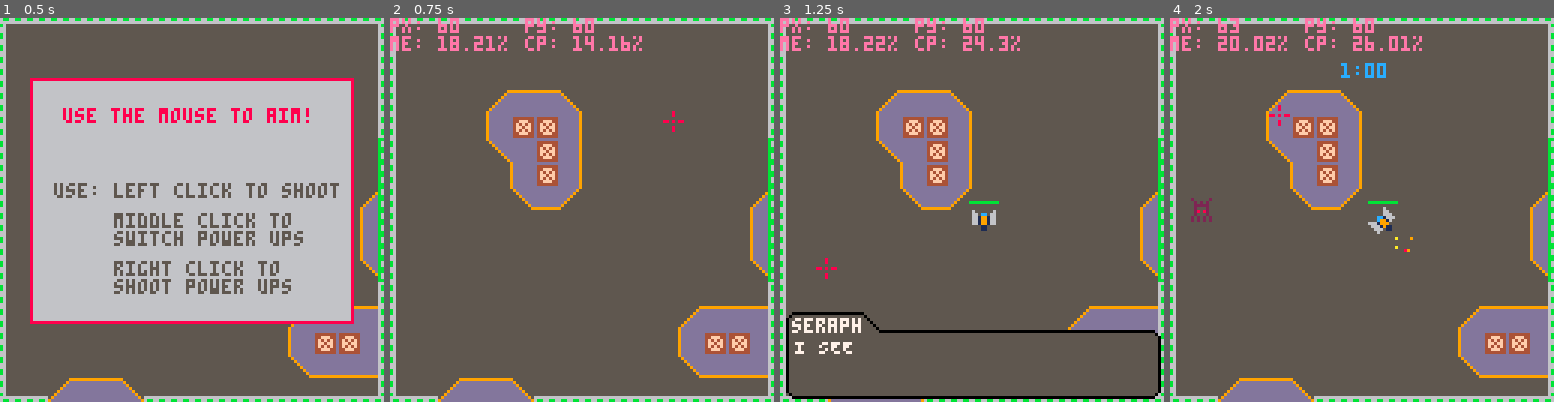
Above: before the commit, frames 1-4 (left to right).
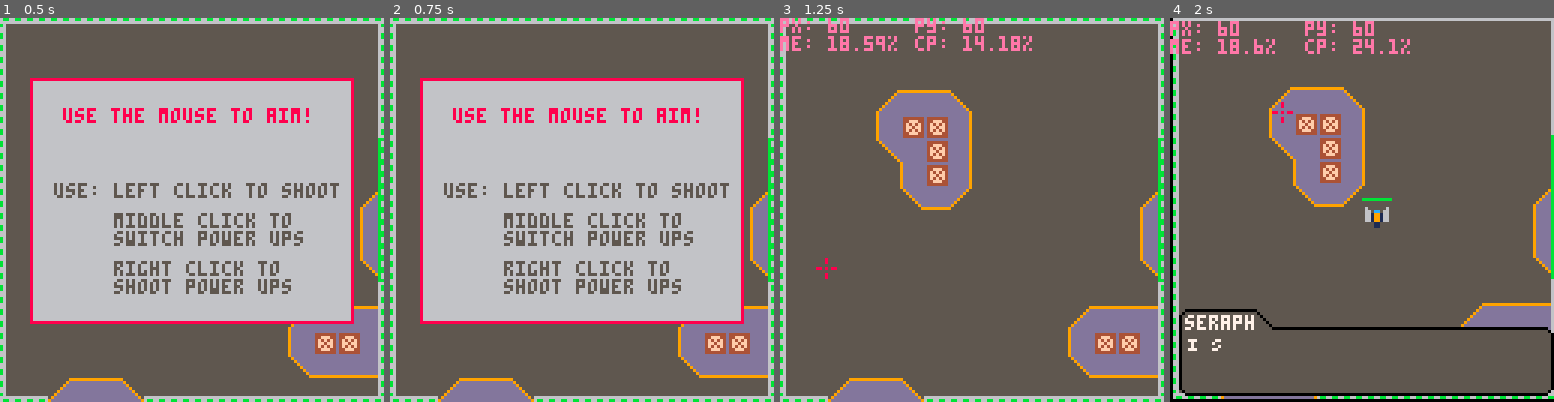
Above: after the commit, the same moments.

Repository: kbrewington/Negation
Game: PICO-8 cartridge negation.p8
Two runs of this game, one before a commit and one after it. Both use one fixed random seed, a clock stepped at 60 frames per second and the inputs below.
Inputs (mouse positions are in pixels of both pictures, inside the frame that each line leads up to):
- Up to frame 1 (0.5 s): tap X (X key) at 0.33 s
- Up to frame 2 (0.75 s): click (670, 121) at 0.67 s; tap O (Z key) at 0.7 s
- Up to frame 3 (1.25 s): tap X (X key) at 1.07 s; click (826, 267) at 1.22 s
- Up to frame 4 (2 s): hold Right from 1.6 s (still down); tap O (Z key) at 1.7 s; click (1277, 114) at 1.77 s; tap X (X key) at 1.85 s

Frame 1 is identical in both runs. In frame 2, 52% of the frame differs, in the area x 0-93%, y 0-80%; in frame 3, 6.2%; in frame 4, 16%.

Commit message:
Added 3rd level enemies and boss. Added ammo indication with rectfill behind power weapon being shot. Fixed skill tree not taking the right amount of tokens (if cost = 2, was removing just 1 token). Made second boss appear to be waiting for you instead of just showing up.

Diff:
--- a/negation.p8
+++ b/negation.p8
@@ -28,9 +28,6 @@
 player_killed = 0
 player_tokens = 0
 
-level = {
-  lvl = 1
-}
 level_lvl = 1
 level_sx = 0
 level_sy = 0
@@ -51,6 +48,7 @@
 timers = {
   leveltimer = 0,
   showinv = 0,
+  showinv2 = 0,
   playerlasthit = 0,
   leftclick = 0,
   middleclick = 0,
@@ -177,7 +175,7 @@
   seraph.text = "OKAY THAT SHOULD DO...*static*INCOM-*static* B-*static*..."
   yield()
 
-  init_tele_anim(boss(60, 60, 128, 1))
+  init_tele_anim(boss(60, 60, 128, 1, 40))
   yield()
 
   kill_all_enemies()
@@ -196,7 +194,7 @@
   fill_enemy_table(2, 60)
   wait.start_time = time()
   spawn_enemies = true
-  add(boss_table, boss(56, 56, 139, 2))
+  add(boss_table, boss(100, 56, 139, 2, 50))
   yield()
 
   kill_all_enemies(true)
@@ -204,7 +202,14 @@
   level_change = true
   yield()
 
+  -- start level 3
+  fill_enemy_table(3, 90)
+  wait.start_time = time()
+  spawn_enemies = true
+  --detect_killed_enemies = true
+  init_tele_anim(boss(60, 60, 160, 3, 50))
   yield()
+
   level_change = true
 end
 
@@ -267,7 +272,7 @@
 end
 
 function continuebuttons()
-  if (btnp(4) or btnp(5) or stat(34) == 1) return true
+  if ((btnp(4) or btnp(5) or stat(34) == 1) and timers["leftclick"] == 0) timers["leftclick"] = 1; return true
   return false
 end
 
@@ -370,16 +375,16 @@
   return b
 end
 
-function boss(startx, starty, sprite, lvl)
+function boss(startx, starty, sprite, lvl, hp)
   local b = {}
-  b.x, b.y, b.speed, b.angle, b.level, b.shot_last, b.shot_ang, b.sprite = startx, starty, .01, 0, (lvl or 1), nil, 0, sprite
-  b.size, b.bullet_speed, b.fire_rate, b.destroyed_step, b.destroy_anim_length, b.health = 16, 2, 7, 0, 30, 50
+  b.x, b.y, b.speed, b.angle, b.level, b.shot_last, b.shot_ang, b.sprite = startx, starty, .01, 0, lvl, nil, 0, sprite
+  b.size, b.bullet_speed, b.fire_rate, b.destroyed_step, b.destroy_anim_length, b.health, b.full_health = 16, 2, 7, 0, 30, (hp or 50), (hp or 50)
   b.destroy_sequence = {135, 136, 135}
   b.circs = {}
   timers["bossstart"] = 12
   b.draw_healthbar = function()
              --health bar
-             if (b.sprite == 128 or 139) xoffset = 1; b.full_health = 50
+             if (b.sprite == 128 or 139) xoffset = 1
              rectfill(b.x + xoffset, b.y - 3, b.x + xoffset + 12, b.y - 3, 14)
              rectfill(b.x + xoffset, b.y - 3, b.x + xoffset + flr(12 * (b.health / b.full_health)), b.y - 3, 8)
            end
@@ -403,7 +408,8 @@
              end
              --b.draw_healthbar()
            elseif b.level == 3 then
-              local ang = (360/(abs(time())/2))*(10%(abs(time())/2))
+              --local ang = (360/(abs(time())/2))*(10%(abs(time())/2))
+              local ang = (360/b.health)*(10%b.health)
               b.x = 60 - 55*cos(ang)
               b.y = 60 - 55*sin(ang)
               line((b.x-8*sin(p_ang/360)+8),(b.y-8*cos(p_ang/360)+8),((b.x+8)-(30*sin(p_ang/360))),((b.y+8)-(30*cos(p_ang/360))),10)
@@ -652,6 +658,11 @@
     if (#player_inventory > 2) spr(player_inventory[#player_inventory].sprite, player.x + invtx - 9, player.y + 14)
     spr(112, player.x + 4, player.y + 14)
   end
+  if timers["showinv2"] > 0 and #player_inventory > 0 then
+    local ammoratio = player_inventory[1].ammo / player_inventory[1].ammos[player_inventory[1].sprite]
+    rectfill(player.x + 4, player.y + (21 - flr(7  * ammoratio)) , player.x + 11, player.y + 21, 13)
+    spr(player_inventory[1].sprite, player.x + invtx, player.y + 14)
+  end
 end
 
 function enem_spawned()
@@ -695,8 +706,8 @@
       end
 
       if e.type == "shooter" then
-        pal(2,9,0)
-        pal(5,10,0)
+        pal(2,1,0)
+        pal(5,13,0)
       elseif e.type == "exploder" then
         pal(8,10,0)
         pal(2,8,0)
@@ -733,16 +744,19 @@
       end
     end
 
+    if (d.type == "shotgun" and pget(d.x+2, d.y+4) == 4) pal(4,15,0)
+
     if abs(time() - d.init_time) <= d.drop_duration then
       if abs(time() - d.init_time) <= 2*(d.drop_duration/3) then
-        spr(d.sprite, d.x, d.y)
+        spr(d.sprite, d.x+level_sx, d.y+level_sy)
       elseif flr(time()*1000)%2==0 then
-        spr(d.sprite, d.x, d.y)
+        spr(d.sprite, d.x+level_sx, d.y+level_sy)
       end
     else
       del(dropped, d)
     end
   end
+  pal()
 end
 
 function bullets_player()
@@ -1008,8 +1022,8 @@
           elseif selection_set[currently_selected] == "speed" then
             player_speed += .2
           end
+          player_tokens -= next_cost[currently_selected]
           next_cost[currently_selected] = next_cost[currently_selected] + 1
-          player_tokens -= 1
           -- sfx(1)
         end
   if btnp(2) then
@@ -1082,7 +1096,7 @@
         enemy.type = "basic"
         if (rnd(99) < 20) enemy.type = "shooter"
       end
-      if level.lvl == 3 then
+      if level_lvl == 3 then
         if enemy.type == "exploder" then
           if (rnd(99) < 80) enemy.type = types[1+rnd(1)]
         end
@@ -1127,8 +1141,8 @@
 function levelchange()
   local farx = 100
 
-  level.i = 3*level_lvl+1
-  if (level_transition[level.i] == level_lvl+1 and (level_transition[level.i+1] - 12) * 8 < abs(level_sx - ((level_lvl-1) * 128))) move_map = true
+  level_i = 3*level_lvl+1
+  if (level_transition[level_i] == level_lvl+1 and (level_transition[level_i+1] - 12) * 8 < abs(level_sx - ((level_lvl-1) * 128))) move_map = true
 
   --todo add map centering on player in the beginning
 
@@ -1137,7 +1151,7 @@
       level_sx += player_speed
       if player.x < farx then player.x = farx end
     end
-    if btn(1) --[[and level_sx - ((level_lvl-1) * 128) <= (level_transition[level.i+1])*8]]  and player.x > farx then
+    if btn(1) --[[and level_sx - ((level_lvl-1) * 128) <= (level_transition[level_i+1])*8]]  and player.x > farx then
       level_sx -= player_speed
       if player.x > farx then player.x = farx end
     end
@@ -1146,7 +1160,7 @@
   if move_map ~= nil and move_map then
     wait.controls = true
 
-    if level_transition[level.i+1]*8 > abs(level_sx - ((level_lvl-1) * 128)) then
+    if level_transition[level_i+1]*8 > abs(level_sx - ((level_lvl-1) * 128)) then
       level_sx = flr(level_sx) - 1
       player.x -= 1
 
@@ -1156,7 +1170,7 @@
       dropped = {}
       level_sprites = {}
       open_door = false
-      level_sx, level_sy, level_x, level_y = 0, 0, level_transition[level.i+1], level_transition[level.i+2]
+      level_sx, level_sy, level_x, level_y = 0, 0, level_transition[level_i+1], level_transition[level_i+2]
       wait.controls, move_map, level_change, coin.dropped = false, false, false, false
       level_lvl += 1
       coresume(game)
@@ -1289,7 +1303,7 @@
         if (#player_inventory == 2) invtx = 7
         if (#player_inventory > 2) invtx = 13
       end
-      timers["showinv"] = .5
+      timers["showinv"], timers["showinv2"] = .5, 0
     end
 
     --========================
@@ -1307,8 +1321,11 @@
       if player_inventory[1].ammo == 1 then
         if (player_inventory[1].type ~= "rockets") sfx(3)
         del(player_inventory, player_inventory[1])
-        timers["rightclick"], timers["showinv"] = 1, .5
-      else player_inventory[1].ammo -= 1 end
+        timers["rightclick"], timers["showinv"], timers["showinv2"] = 1, .5, 0
+      else
+        player_inventory[1].ammo -= 1
+        timers["showinv2"] = player_power_fire_rate + 0.2
+      end
     end
 
     --========================
@@ -1421,13 +1438,26 @@
   end
   palt()
 
+  if (level_lvl == 1 and #boss_table == 0) spr(139, 228+level_sx, 56, 2, 2)
+
   if (drawcontrols) draw_controls(); return
 
   if (open_door) opendoor()
 
   if (player_shield > 0) circ((player.x+8), (player.y+7), ((time()*50)%2)+6, 12)
 
-  if (showplayer ~= nil) spr_r(player_sprite, player.x, player.y, player_angle, 2, 2); draw_playerhp()
+  if (showplayer ~= nil) draw_playerhp()
+  if (showplayer ~= nil and timers["playerlasthit"] <= 0x.0001) then
+    spr_r(player_sprite, player.x, player.y, player_angle, 2, 2)
+  elseif showplayer ~= nil and timers["playerlasthit"] > 0x.0001 and flr(time()*1000%2) == 0 then
+    spr_r(player_sprite, player.x, player.y, player_angle, 2, 2)
+  end
+
+  -- if abs(time() - d.init_time) <= 2*(d.drop_duration/3) then
+  --   spr(d.sprite, d.x+level_sx, d.y+level_sy)
+  -- elseif flr(time()*1000)%2==0 then
+  --   spr(d.sprite, d.x+level_sx, d.y+level_sy)
+  -- end
 
   if (wait.timer) drawcountdown()
 
@@ -1453,7 +1483,8 @@
   for b in all(boss_table) do
     -- if time_diff(player.last_hit, player_immune_time) and ent_collide(player, b) then
     if (timers["playerlasthit"] == 0 and ent_collide(player, b)) player_health -= 2; sfx(18); timers["playerlasthit"] = player_immune_time
-    spr(b.sprite, b.x, b.y, 2, 2)
+    if (b.level ~= 3) then spr(b.sprite, b.x, b.y, 2, 2)
+    else sspr(0, 80, 8, 8, b.x, b.y, 16, 16) end
     b.update()
   end
 
@@ -1574,11 +1605,11 @@
 02000000002000000000000000000000000000000000000000000000000000000000000000000000000000000000c0000c000000000000000000000000000000
 00000000000000000000000000000000000000000000000000000000000000000000000000000000000000000000000000000000000000000000000000000000
 00555500000000009000000900000000000000000000000000000000000000000000000000808000008080000000000000000000777777777777777700000000
-05999950000000009008800900000000000080000008000000000200002000000000000000505558555050000002220000000000777777777777777700000000
+05dddd50000000009008800900000000000080000008000000000200002000000000000000505558555050000002220000000000777777777777777700000000
 5885588500000000900880090000000000005000000500000002020000202000000000000055588588555000002ddd2000000000777777777777777700000000
-0595595000000000099889900000000000005500005500000002002002002000c0000000000005555500000002dd2dd200000000777707777770777700000000
+05d55d5000000000099889900000000000005500005500000002002002002000c0000000000005555500000002dd2dd200000000777707777770777700000000
 0055550000000000009889000000000000050500005050000000202002020000cccccccc2000558585500020002d2d2000000000777707777770777700000000
-00099000000000000098890000000000008005055050080000002022220200000000000c020800585008020002dd2dd2000000000777077dd770777000000000
+000dd000000000000098890000000000008005055050080000002022220200000000000c020800585008020002dd2dd2000000000777077dd770777000000000
 0005500000000000000990000000000000000555555000000000221111220000000000000020000500002000002ddd20000000000777072dd270777000000000
 000550000000000000099000000000000000054444500000002028822882020000000000020000555000020000022200000000000777072dd270770000000000
 0000000000000000000000000000000000555884488555500d020212212020d000000000200005555500002000000000000000000077002dd200770000000000
